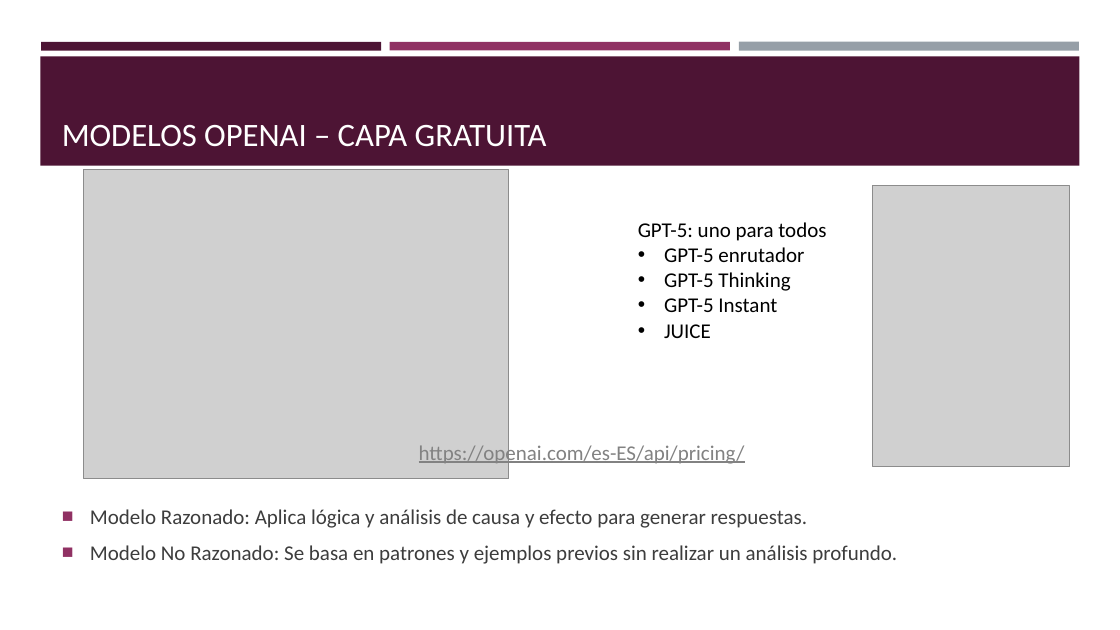
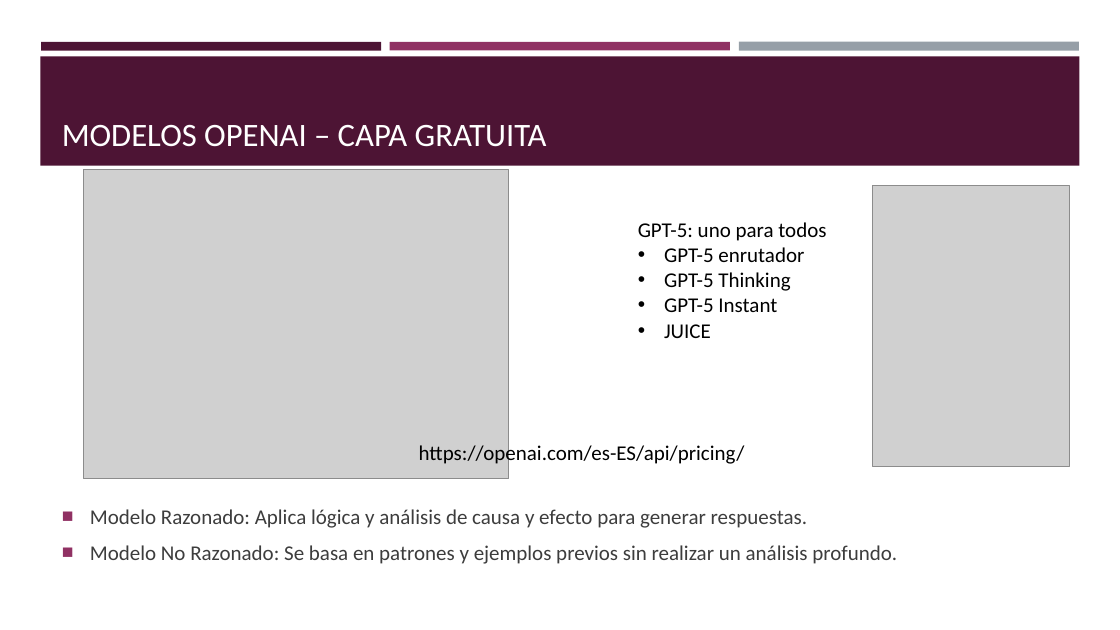
Before and after one commit to jmchema/curso_chatgpt, a slide deck: slide 13 of Introducción a chatgpt.pptx. Drawn at 1120x630 pixels with LibreOffice and Linux fonts; fonts in the diff are those of the drawing; grey boxes stand for pictures. Boxes give left, top, right and bottom in pixels: in the first picture for what was removed or moved away, otherwise in the second. Text is boxed around its words. In the diff, an @@ line names an element or a change of style, - is before the commit and + after.

```diff
--- a/Introducción a chatgpt.pptx
+++ b/Introducción a chatgpt.pptx
@@ text "https://openai.com/es-ES/api/pricing/" at <box>419,442,745,466</box>: text colour #828282 to #000000, underline off @@
```
Also in this commit, not shown: 5 other slides changed, 1 other file.
